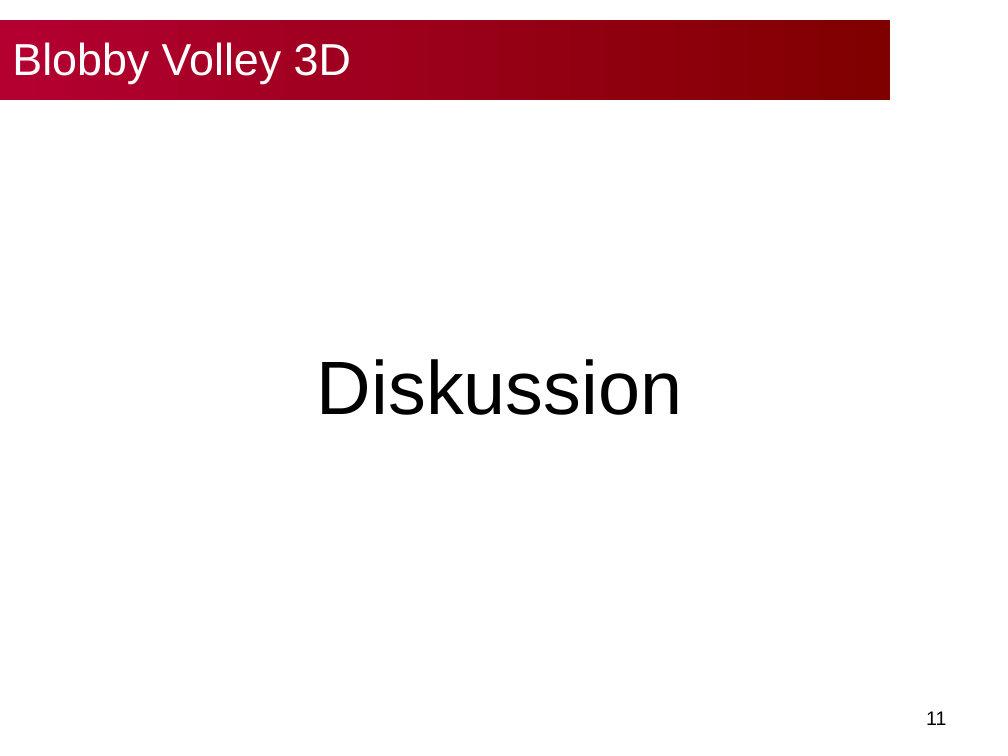
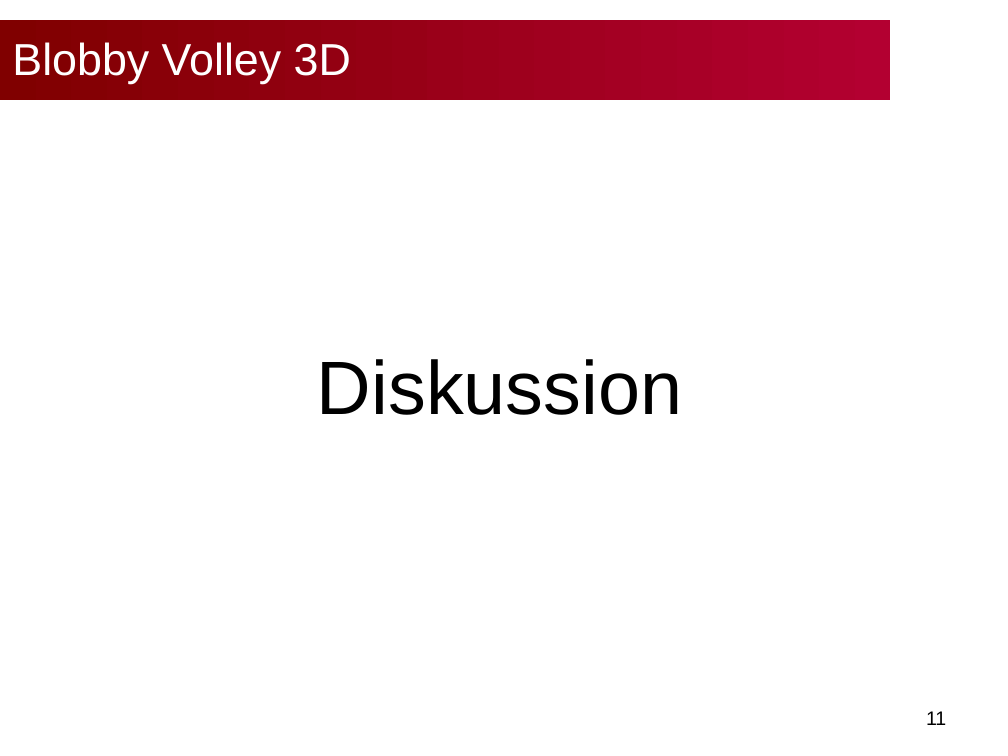
Before and after one commit to bwasty/blobby-volley-3d, a slide deck: slide 11 of Präsentationen/Slides-Abschlusspräsentation.ppt. Drawn at 1008x756 pixels with LibreOffice and Linux fonts; fonts in the diff are those of the drawing; background and template pictures are left out. Boxes give left, top, right and bottom in pixels: in the first picture for what was removed or moved away, otherwise in the second. Text is boxed around its words. In the diff, an @@ line names an element or a change of style, - is before the commit and + after.

```diff
--- a/Präsentationen/Slides-Abschlusspräsentation.ppt
+++ b/Präsentationen/Slides-Abschlusspräsentation.ppt
@@ rectangle "Blobby Volley 3D" at (0, 20, 890, 101): fill gradient #800000 to #B30031 to gradient #B30031 to #800000 @@
```
Also in this commit, not shown: 10 other slides changed.
